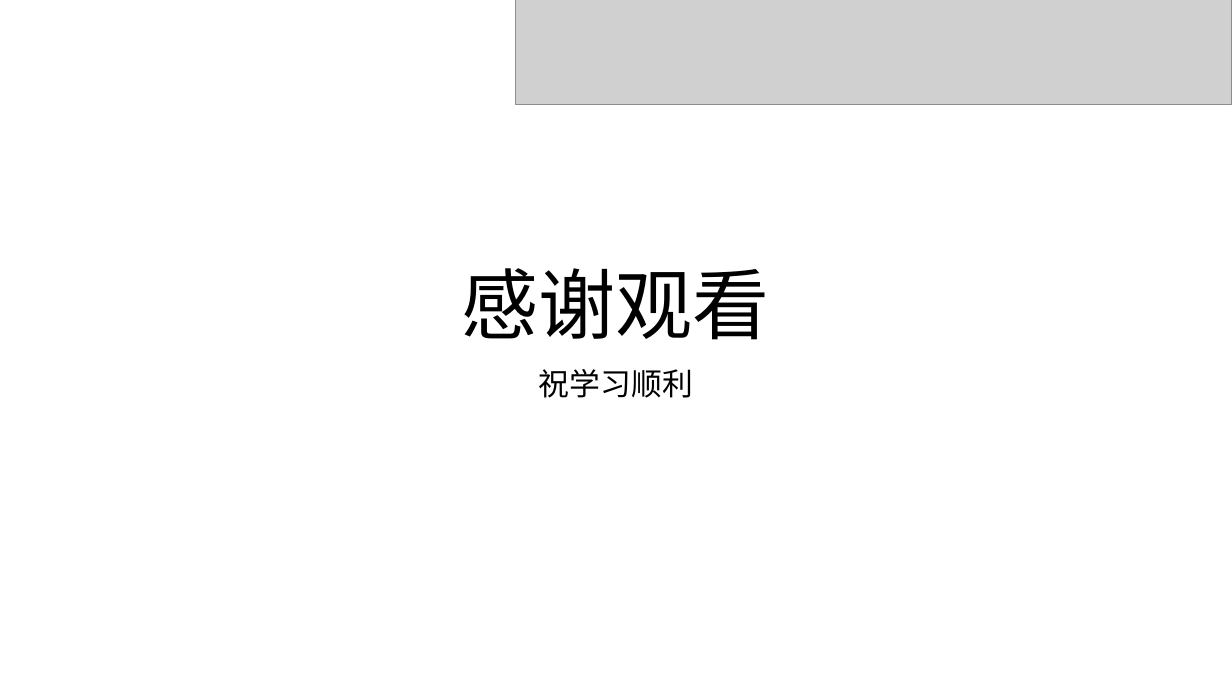
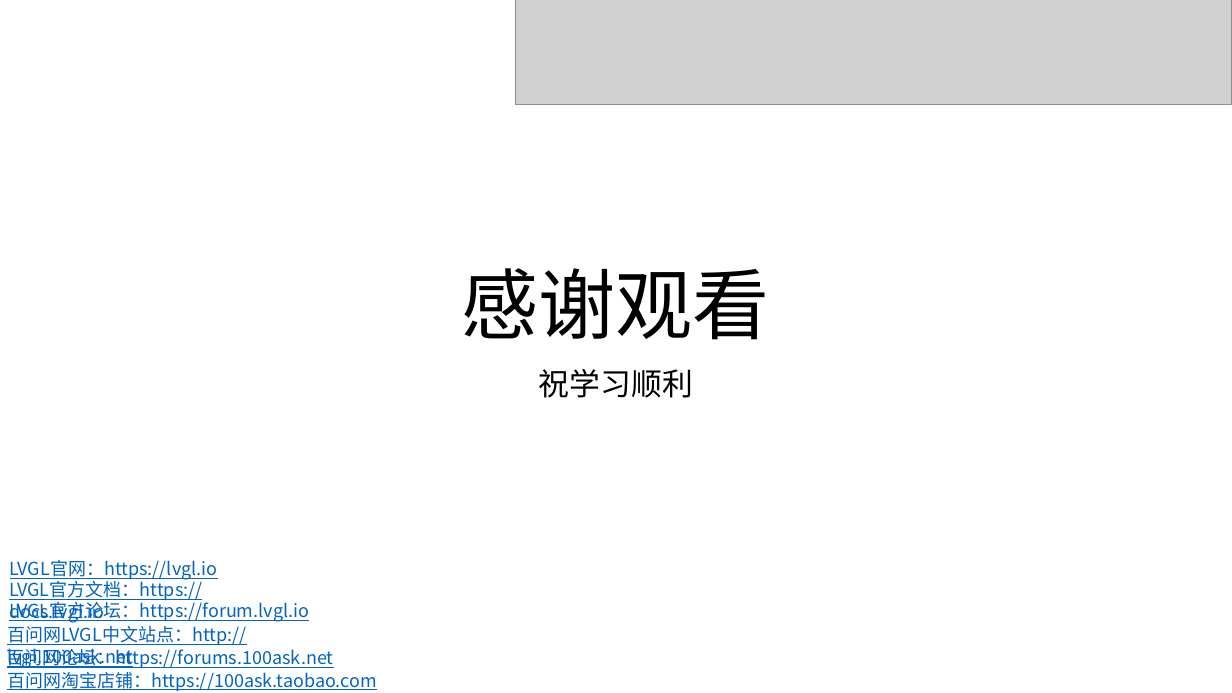
Before and after one commit to namefyw/100ask_lvgl, a slide deck: slide 3 of 01_视频教程/课堂PPT/3-6_下拉列表(lv_dropdown).pptx. Drawn at 1232x693 pixels with LibreOffice and Linux fonts; fonts in the diff are those of the drawing; grey boxes stand for pictures; background and template pictures are left out. Boxes give left, top, right and bottom in pixels: in the first picture for what was removed or moved away, otherwise in the second. Text is boxed around its words. In the diff, an @@ line names an element or a change of style, - is before the commit and + after.

Commit message:
更新：3-6_下拉列表(lv_dropdown).pptx

```diff
--- a/01_视频教程/课堂PPT/3-6_下拉列表(lv_dropdown).pptx
+++ b/01_视频教程/课堂PPT/3-6_下拉列表(lv_dropdown).pptx
@@ text added at [10, 560, 218, 580], 14 pt, text #0563C1, underline @@
+LVGL官网：https://lvgl.io
@@ text added at [9, 578, 202, 623], 14 pt, text #0563C1, underline @@
+LVGL官方文档：https://docs.lvgl.io
@@ text added at [9, 599, 309, 623], 14 pt, text #0563C1, underline @@
+LVGL官方论坛：https://forum.lvgl.io
@@ text added at [7, 626, 246, 668], 14 pt, text #0563C1, underline @@
+百问网LVGL中文站点：http://lvgl.100ask.net
@@ text added at [7, 648, 334, 668], 14 pt, text #0563C1, underline @@
+百问网论坛：https://forums.100ask.net
@@ text added at [7, 672, 377, 691], 14 pt, text #0563C1, underline @@
+百问网淘宝店铺：https://100ask.taobao.com
```
